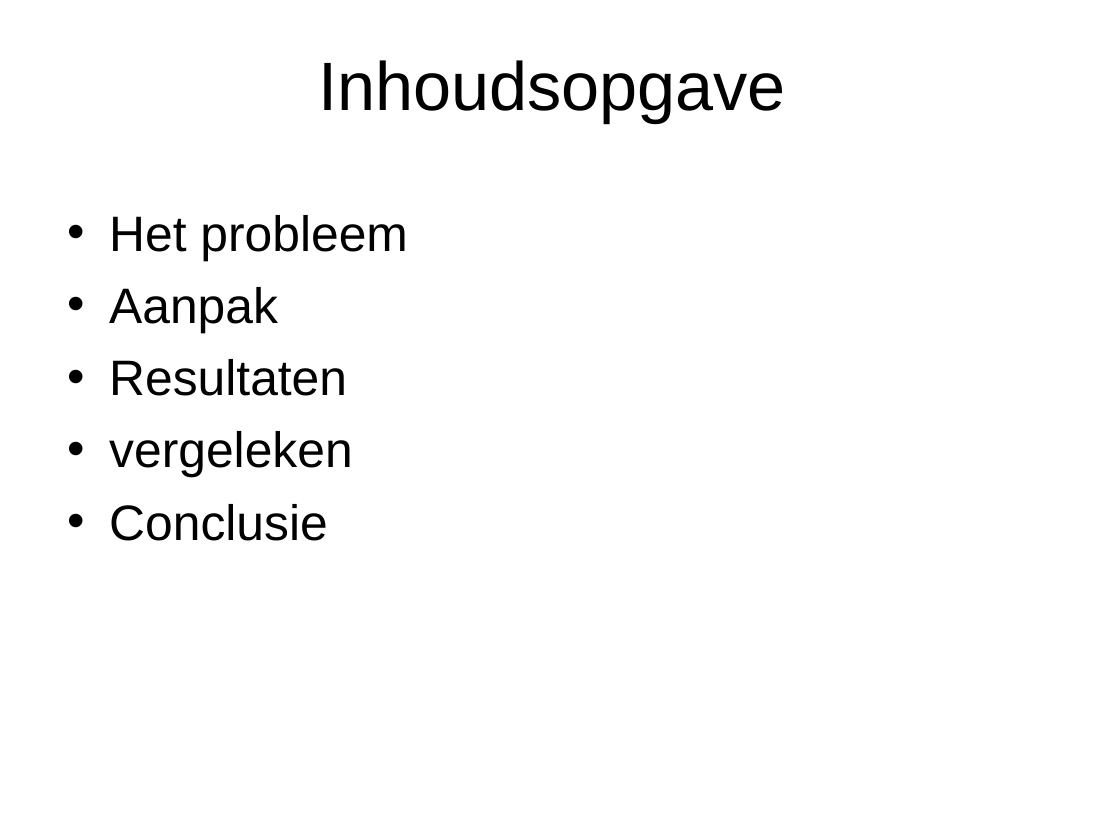
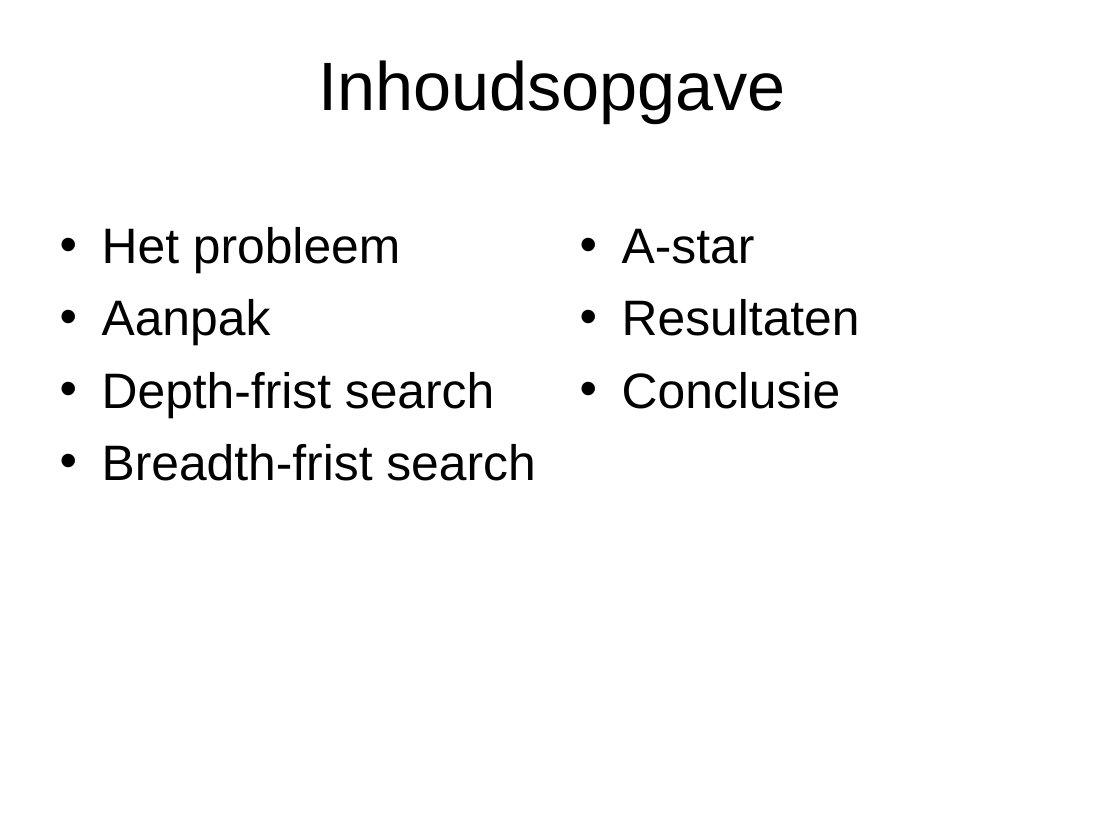
Before and after one commit to A-meerdervan/RushHourGit, a slide deck: slide 2 of eindpresentatie.ppt. Drawn at 1120x840 pixels with LibreOffice and Linux fonts; fonts in the diff are those of the drawing; background and template pictures are left out. Boxes give left, top, right and bottom in pixels: in the first picture for what was removed or moved away, otherwise in the second. Text is boxed around its words. In the diff, an @@ line names an element or a change of style, - is before the commit and + after.

```diff
--- a/eindpresentatie.ppt
+++ b/eindpresentatie.ppt
@@ text "Het probleem": place and size @@
-text "Het probleem" at box(109, 215, 407, 541)
+text "Het probleem" at box(102, 227, 535, 481)
@@ text added at box(622, 228, 860, 409), 32 pt, text #000000 @@
+• A-star
+• Resultaten
+• Conclusie
@@ text at box(102, 372, 535, 481): text changed @@
-• Resultaten
-• vergeleken
-• Conclusie
+• Depth-frist search
+• Breadth-frist search
```
Also in this commit, not shown: 4 other slides changed, 1 slide added, 1 other file.
